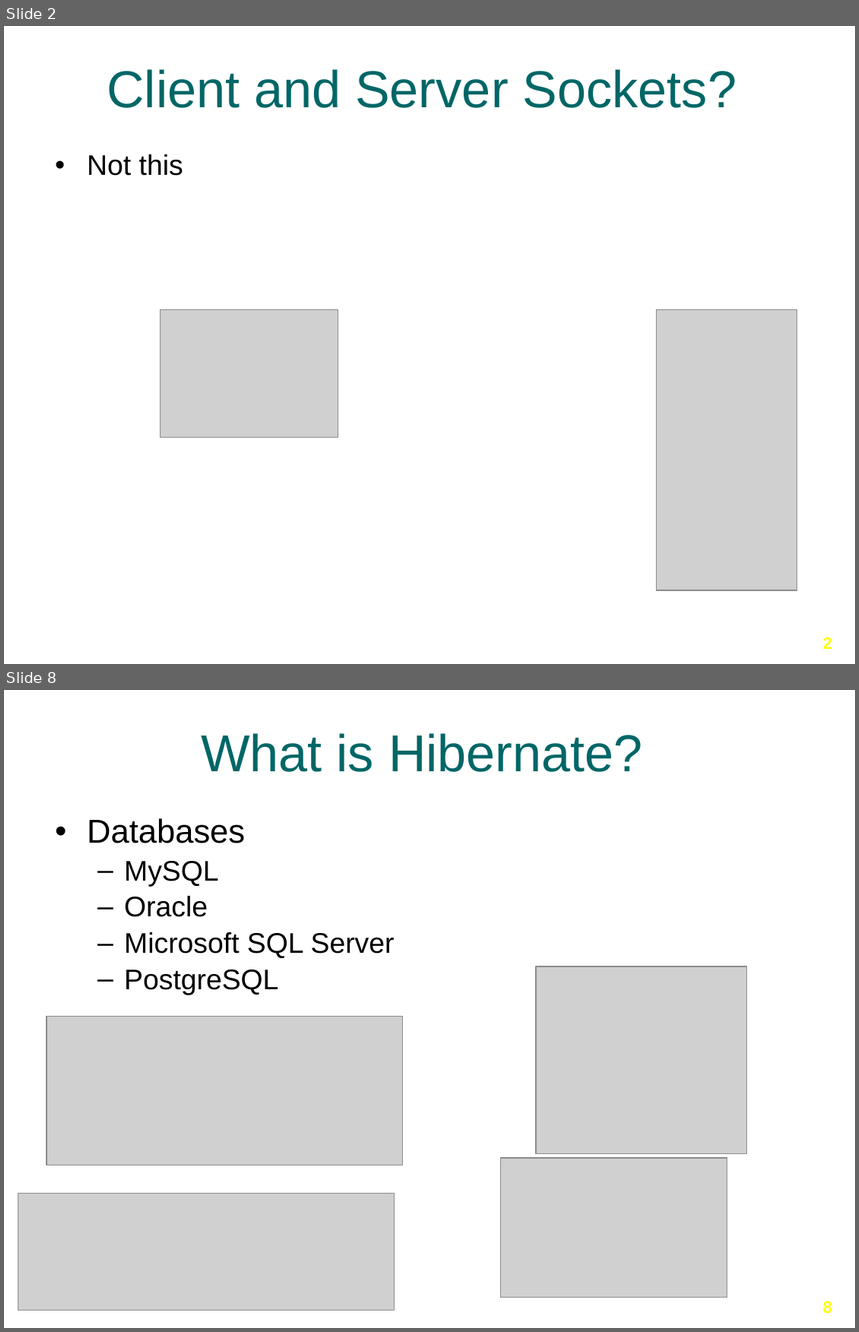
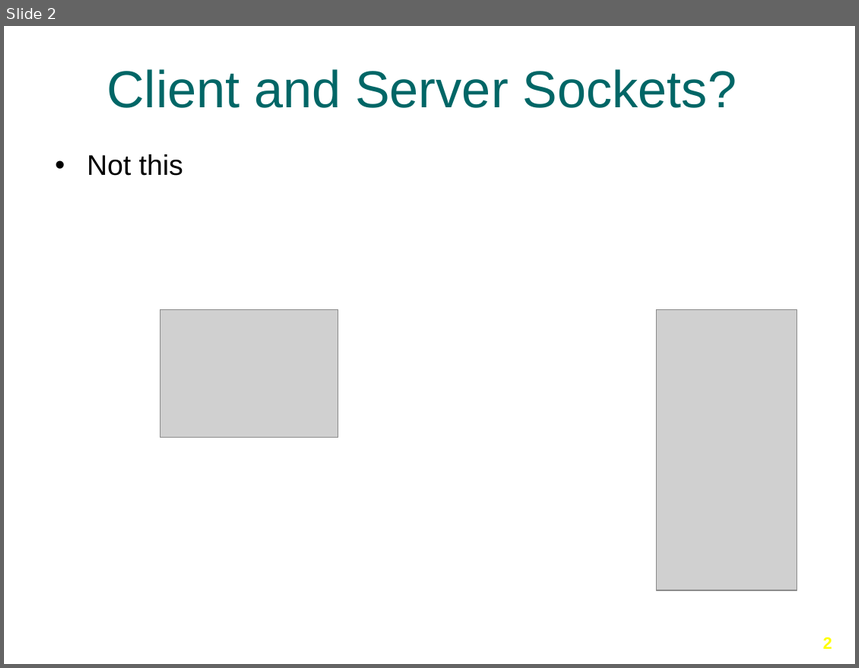
Before and after one commit to Ansilacerda/CIT360-Portfolio, a slide deck: Presentations/Client and Server Sockets/Client-Server-Sockets.pptx. Shown one above the other, each under a label of ours: slides 2 and 8 before the commit, slide 2 after it; the slides between them are not shown. The pictures are 859x1332 and 859x668 pixels, drawn with LibreOffice and Linux fonts; fonts in the diff are those of the drawing; grey boxes stand for pictures; background and template pictures are left out. Boxes give left, top, right and bottom in pixels: in the first picture for what was removed or moved away, otherwise in the second. Text is boxed around its words. In the diff, an @@ line names an element or a change of style, - is before the commit and + after.

```diff
--- a/Presentations/Client and Server Sockets/Client-Server-Sockets.pptx
+++ b/Presentations/Client and Server Sockets/Client-Server-Sockets.pptx
@@ slide 8 removed at [4, 690, 855, 1328], background picture (left out) @@
@@ title removed at [201, 733, 643, 772] @@
-What is Hibernate?
@@ text removed at [87, 818, 395, 995] @@
-• Databases
-  – MySQL
-  – Oracle
-  – Microsoft SQL Server
-  – PostgreSQL
@@ picture removed at [536, 967, 747, 1154] @@
@@ picture removed at [47, 1017, 402, 1166] @@
@@ picture removed at [501, 1158, 728, 1298] @@
@@ picture removed at [18, 1194, 395, 1310] @@
@@ page number removed at [823, 1302, 832, 1313] @@
-8
```
Also in this commit, not shown: 1 slide changed, 9 slides added, 7 other slides removed, 23 other files.
